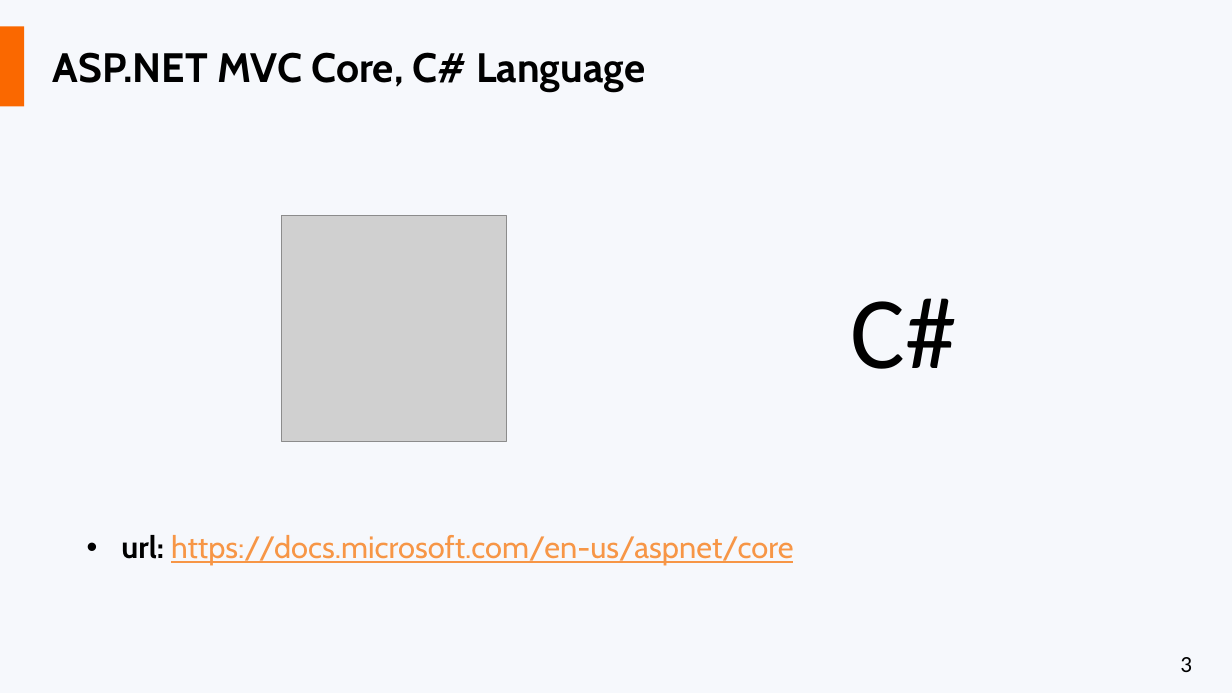
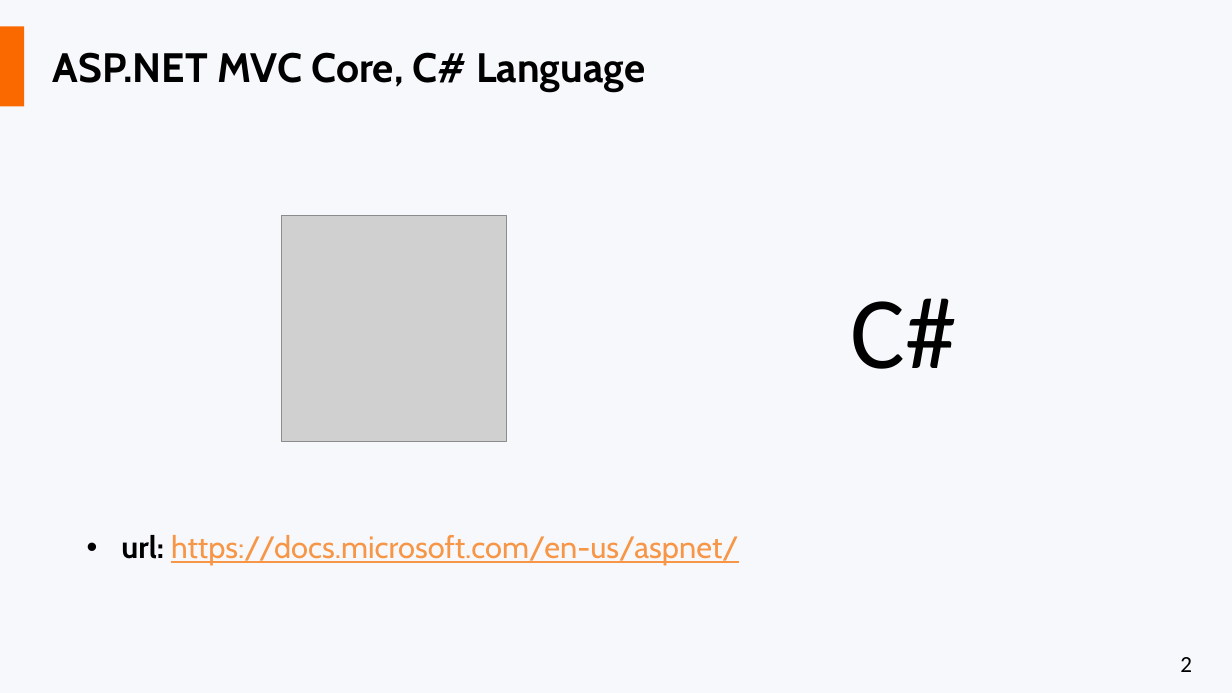
Before and after one commit to liviucotfas/ase-web-and-cloud-applications-security, a slide deck: slide 2 of Presentation ASPNET MVC Core - Part II.pptx (slide 3 before the commit). Drawn at 1232x693 pixels with LibreOffice and Linux fonts; fonts in the diff are those of the drawing; grey boxes stand for pictures. Boxes give left, top, right and bottom in pixels: in the first picture for what was removed or moved away, otherwise in the second. Text is boxed around its words. In the diff, an @@ line names an element or a change of style, - is before the commit and + after.

```diff
--- a/Presentation ASPNET MVC Core - Part II.pptx
+++ b/Presentation ASPNET MVC Core - Part II.pptx
@@ text at bbox=[121, 535, 739, 565]: text changed @@
-• url: https://docs.microsoft.com/en-us/aspnet/core
+• url: https://docs.microsoft.com/en-us/aspnet/
@@ page number at bbox=[1180, 657, 1192, 672]: text changed @@
-3
+2
```
Also in this commit, not shown: 3 other slides changed, 5 other files.
